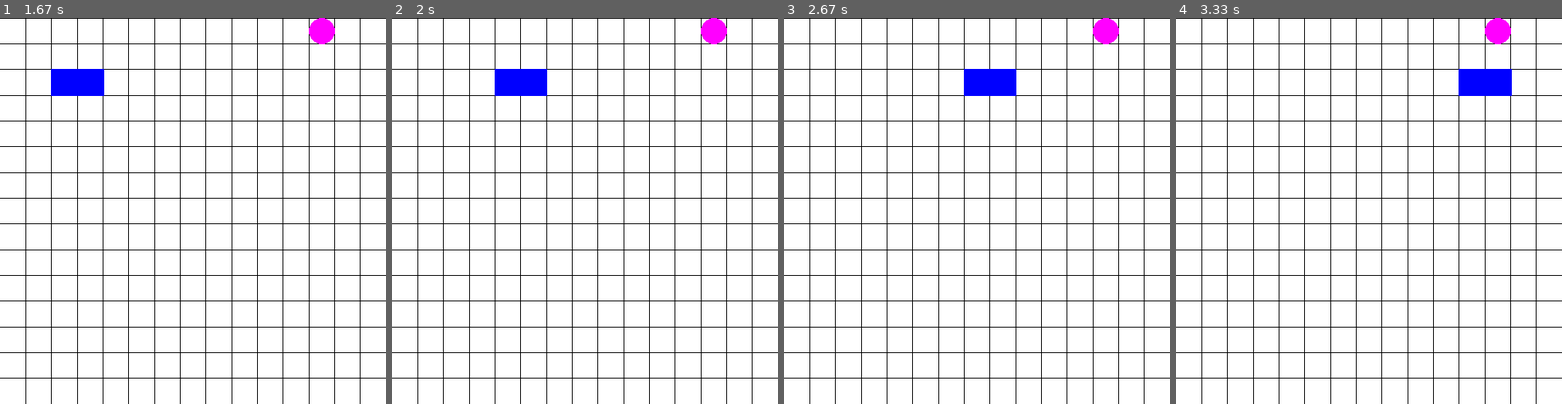
Above: before the commit, frames 1-4 (left to right).
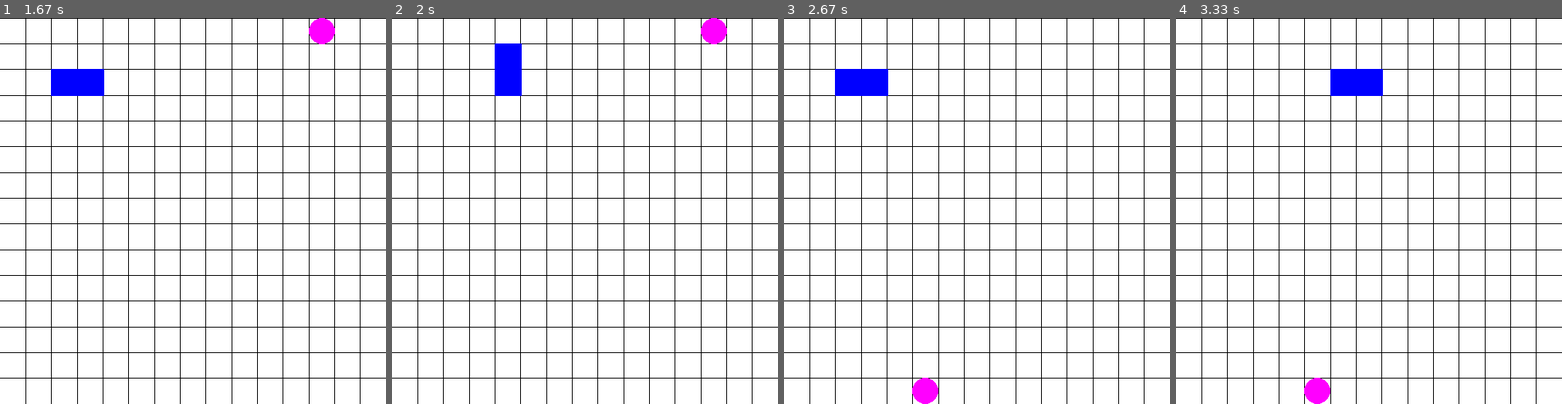
Above: after the commit, the same moments.

Repository: 1m188/snake
Game: pygame game, started from snake_pygame/main.py
The game is run twice, just before and just after one commit, with the same random seed, the same clock (stepped at 60 frames per second) and the same inputs.
Inputs:
- Up to frame 1 (1.67 s): hold Space 0.33-0.8 s; hold Right 0.33-0.8 s; hold Space 0.83-1.3 s; hold Right 0.83-1.3 s
- Up to frame 2 (2 s): hold Up from 1.83 s (still down)
- Up to frame 3 (2.67 s): release Up at 2.3 s; hold Right from 2.33 s (still down)
- Up to frame 4 (3.33 s): release Right at 2.8 s; hold Left from 2.83 s (still down)

Frame 1 is identical in both runs. In frame 2, 0.9% of the frame differs, in the area x 26-41%, y 6-21%; in frame 3, 2.6%, in the area x 13-87%, y 0-100%; in frame 4, 2.6%.

Commit message:
修改方向控制按键为方向键，这样操作起来比较方便

Diff:
--- a/snake_pygame/main.py
+++ b/snake_pygame/main.py
@@ -25,13 +25,13 @@
                 snake.acc(True)
             else:
                 d = snake.curDir
-                if event.key == pygame.K_w:
+                if event.key == pygame.K_UP:
                     d = Direction.UP
-                elif event.key == pygame.K_s:
+                elif event.key == pygame.K_DOWN:
                     d = Direction.DOWN
-                elif event.key == pygame.K_a:
+                elif event.key == pygame.K_LEFT:
                     d = Direction.LEFT
-                elif event.key == pygame.K_d:
+                elif event.key == pygame.K_RIGHT:
                     d = Direction.RIGHT
                 snake.ctrlDir(d)
         elif event.type == pygame.KEYUP and event.key == pygame.K_SPACE:
